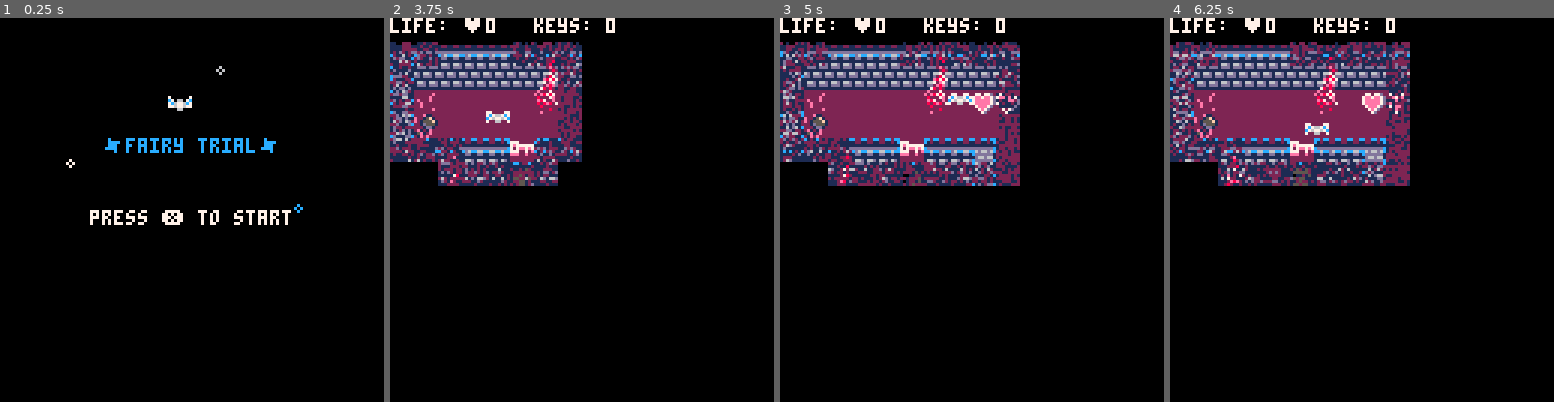
Above: before the commit, frames 1-4 (left to right).
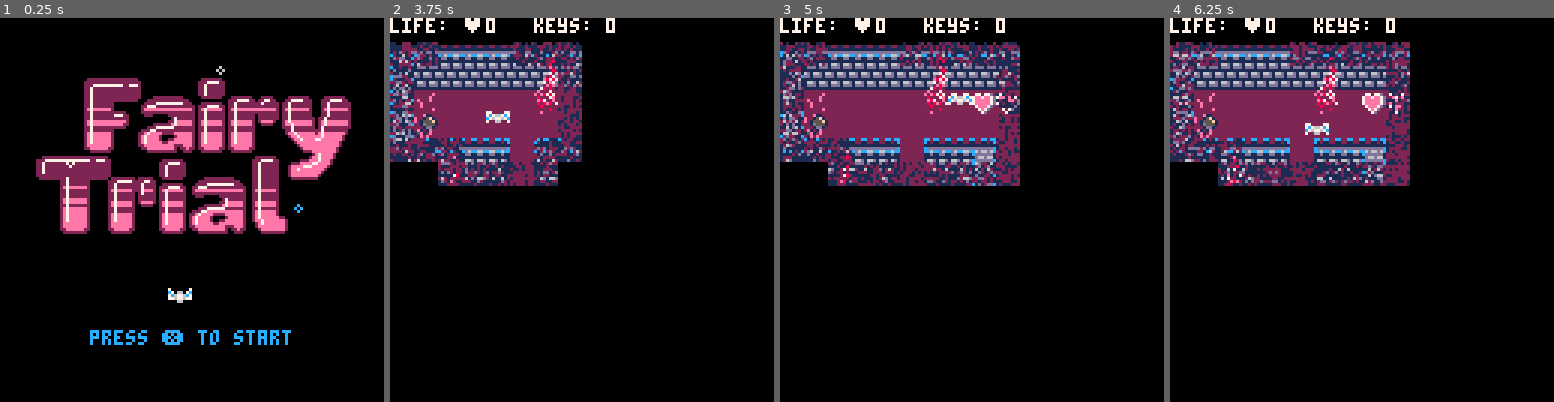
Above: after the commit, the same moments.

Repository: RonzyLady/FairyTrialGame
Game: PICO-8 cartridge fairytrial.p8
Two runs of this game, one before a commit and one after it. Both use one fixed random seed, a clock stepped at 60 frames per second and the inputs below.
Inputs:
- Up to frame 1 (0.25 s): no input
- Up to frame 2 (3.75 s): tap X (X key) at 0.33, 1.07, 1.85, 2.97 s; tap O (Z key) at 0.7, 1.7, 2.1, 2.5, 2.9, 3.3, 3.7 s; hold Right 1.6-2.1 s; hold Up 2.15-2.42 s; hold Right 2.47-3.03 s; hold Left 3.08-3.58 s; hold Down from 3.63 s (still down)
- Up to frame 3 (5 s): release Down at 3.97 s; hold Right 4.02-4.68 s; tap X (X key) at 4.08 s; tap O (Z key) at 4.1, 4.5, 4.9 s; hold Up from 4.73 s (still down)
- Up to frame 4 (6.25 s): release Up at 5.03 s; hold Left 5.08-5.68 s; tap X (X key) at 5.2 s; tap O (Z key) at 5.3, 5.7, 6.1 s; hold Down 5.73-6.03 s; hold Right from 6.08 s (still down)

The runs differ from the first frame. In frame 1, 19% of the frame differs, in the area x 9-92%, y 15-86%; in frame 2, 0.3%; in frame 3, 0.3%; in frame 4, 0.3%.

Commit message:
Update fairytrial.p8

Diff:
--- a/fairytrial.p8
+++ b/fairytrial.p8
@@ -64,15 +64,17 @@
 function draw_menu()
  cls()
 
+ spr(65,12,20,14,7)
 for n=1,3 do
   circ(rnd(128), rnd(64), rnd(2), rnd{6,7,12})
 end
  fly()
- spr(p.sprite, 7*8, 3*8)
+ spr(p.sprite, 7*8, 11*8)
+
 for n=1,3 do
- print("✽fairy trial✽",34,40,rnd{2,6,7,12,13,14})
-end
- print("press ❎ to start",30,64,7)
+
+ print("press ❎ to start",30,104,rnd{2,6,7,12,13,14})
+end
 end
 
 function draw_game()
@@ -108,7 +110,7 @@
 activ_frenx=0
 activ_freny=0
 -- map tile settings
- wall={6,7,8,9,18,19,20,21,22,23,34,35,36,37,38,39,50,51,52,53,55,56,68,80}
+ wall={6,7,8,9,18,19,20,21,22,23,34,35,36,37,38,39,50,51,52,53,55,56,80,112}
  key={48}
  door={56}
  anim1={10,27}
@@ -717,8 +719,36 @@
 
 
 
+…(28 lines of a section not shown)…
 __gff__
-0000000000000101010100000000010100000101010101010000000000010001000020010101010100000000000000010000010101010001050000000000000000000000010000000000000000000000210100000000000000000000000000000000000000000000000000000000000000000000000000000000000000000000
+0000000000000101010100000000010100000101010101010000000000000000000020010101010100000000000000010000010101010001050000000000000001000000010000000000000000000000210100000000000000000000000000000000000000000000000000000000000001000000000000000000000000000000
 0000000000000000000000000000000000000000000000000000000000000000000000000000000000000000000000000000000000000000000000000000000000000000000000000000000000000000000000000000000000000000000000000000000000000000000000000000000000000000000000000000000000000000
 __map__
 0000000000000000000000000000000000000000000000000000000000000000000000000000000000000000000000000000000000000000000000000000000000000000000000000000000000000000000000000000000000000000000000000000000000000000000000000000000000000000000000000000000000000000
@@ -726,19 +756,19 @@
 2423232323232623232324230823232323232308232323242623232326232324000000000000000000000000000000000000000000000000000000000000000000000000000000000000000000000000000000000000000000000000000000000000000000000000000000000000000000000000000000000000000000000000
 24111010101036100c0c245010101b2b2b103a10101b30243620102036101024000000000000000000000000000000000000000000000000000000000000000000000000000000000000000000000000000000000000000000000000000000000000000000000000000000000000000000000000000000000000000000000000
 24371010101010101010243a11101b2b10121111102b1b242029101920101024000000000000000000000000000000000000000000000000000000000000000000000000000000000000000000000000000000000000000000000000000000000000000000000000000000000000000000000000000000000000000000000000
-34131613223006131510172106131315131313153a0613171615101413221024000000000000000000000000000000000000000000000000000000000000000000000000000000000000000000000000000000000000000000000000000000000000000000000000000000000000000000000000000000000000000000000000
-2723262332382323241032382723232423232324382308232624102423320a24000000000000000000000000000000000000000000000000000000000000000000000000000000000000000000000000000000000000000000000000000000000000000000000000000000000000000000000000000000000000000000000000
-1511101b101b101024101921105010240c1b2b5121101b333624103413131324000000000000000000000000000000000000000000000000000000000000000000000000000000000000000000000000000000000000000000000000000000000000000000000000000000000000000000000000000000000000000000000000
+34131613221006131510172106131315131313153a0613171615101413221024000000000000000000000000000000000000000000000000000000000000000000000000000000000000000000000000000000000000000000000000000000000000000000000000000000000000000000000000000000000000000000000000
+2723262332102323241032382723232423232324382308232624102423320a24000000000000000000000000000000000000000000000000000000000000000000000000000000000000000000000000000000000000000000000000000000000000000000000000000000000000000000000000000000000000000000000000
+1511101b1010101024101921105010240c1b2b5121101b333624103413131324000000000000000000000000000000000000000000000000000000000000000000000000000000000000000000000000000000000000000000000000000000000000000000000000000000000000000000000000000000000000000000000000
 241030101b1010102430291010100a241b2b102410101b1229243a2723230824000000000000000000000000000000000000000000000000000000000000000000000000000000000000000000000000000000000000000000000000000000000000000000000000000000000000000000000000000000000000000000000000
 241010101010101024131313222106241313131710102b101024101b2b1c1024000000000000000000000000000000000000000000000000000000000000000000000000000000000000000000000000000000000000000000000000000000000000000000000000000000000000000000000000000000000000000000000000
-341313153806131317272308323827242323233210101b3719241b301b2b1c24000000000000000000000000000000000000000000000000000000000000000000000000000000000000000000000000000000000000000000000000000000000000000000000000000000000000000000000000000000000000000000000000
-2323232421272323325010102b211b24301b113a11101b333624131313222124000000000000000000000000000000000000000000000000000000000000000000000000000000000000000000000000000000000000000000000000000000000000000000000000000000000000000000000000000000000000000000000000
-12100c5110501c10101010102b101b241c061313131313131317232323323824000000000000000000000000000000000000000000000000000000000000000000000000000000000000000000000000000000000000000000000000000000000000000000000000000000000000000000000000000000000000000000000000
-1313131710101b10101030102b101b243827230823232308233250301b1b1b24000000000000000000000000000000000000000000000000000000000000000000000000000000000000000000000000000000000000000000000000000000000000000000000000000000000000000000000000000000000000000000000000
-2323233210101c10101010102b101b241010101c2b3a101b2b2b1b101c1c0c24000000000000000000000000000000000000000000000000000000000000000000000000000000000000000000000000000000000000000000000000000000000000000000000000000000000000000000000000000000000000000000000000
-1413131313131313131313131313131713131313131313131313131313131313000000000000000000000000000000000000000000000000000000000000000000000000000000000000000000000000000000000000000000000000000000000000000000000000000000000000000000000000000000000000000000000000
-2423232323232323232323232323232323232323232323232323232323232324000000000000000000000000000000000000000000000000000000000000000000000000000000000000000000000000000000000000000000000000000000000000000000000000000000000000000000000000000000000000000000000000
-24101010101010103f1010101010101010101010101010101010101010101024000000000000000000000000000000000000000000000000000000000000000000000000000000000000000000000000000000000000000000000000000000000000000000000000000000000000000000000000000000000000000000000000
+341313153810131317272308323827242323233210101b3719241b301b2b1c24000000000000000000000000000000000000000000000000000000000000000000000000000000000000000000000000000000000000000000000000000000000000000000000000000000000000000000000000000000000000000000000000
+2323232421102323325010102b211b24301b113a11101b333624131313222124000000000000000000000000000000000000000000000000000000000000000000000000000000000000000000000000000000000000000000000000000000000000000000000000000000000000000000000000000000000000000000000000
+12100c5110101010101010102b101b241c061313131313131317232323323824000000000000000000000000000000000000000000000000000000000000000000000000000000000000000000000000000000000000000000000000000000000000000000000000000000000000000000000000000000000000000000000000
+1313131710101010101030102b101b243827230823232308233250301b1b1b24000000000000000000000000000000000000000000000000000000000000000000000000000000000000000000000000000000000000000000000000000000000000000000000000000000000000000000000000000000000000000000000000
+2323233210101010101010102b101b241010101c2b3a101b2b2b1b101c1c0c24000000000000000000000000000000000000000000000000000000000000000000000000000000000000000000000000000000000000000000000000000000000000000000000000000000000000000000000000000000000000000000000000
+1413131313101013131313131313131713131313131313131313131313131313000000000000000000000000000000000000000000000000000000000000000000000000000000000000000000000000000000000000000000000000000000000000000000000000000000000000000000000000000000000000000000000000
+2423232323102323232323232323232323232323232323232323232323232324000000000000000000000000000000000000000000000000000000000000000000000000000000000000000000000000000000000000000000000000000000000000000000000000000000000000000000000000000000000000000000000000
+2410101010101010701010101010101010101010101010101010101010101024000000000000000000000000000000000000000000000000000000000000000000000000000000000000000000000000000000000000000000000000000000000000000000000000000000000000000000000000000000000000000000000000
 2410101010101010101010101010101010101010101010101010101010101024000000000000000000000000000000000000000000000000000000000000000000000000000000000000000000000000000000000000000000000000000000000000000000000000000000000000000000000000000000000000000000000000
 1010101010101010101010101010101010101010101010101010101010101024000000000000000000000000000000000000000000000000000000000000000000000000000000000000000000000000000000000000000000000000000000000000000000000000000000000000000000000000000000000000000000000000
 2110101010100c10101010101010101010101010101010101010101010101024000000000000000000000000000000000000000000000000000000000000000000000000000000000000000000000000000000000000000000000000000000000000000000000000000000000000000000000000000000000000000000000000
Not shown, changed: 60 lines of the sprite sheet (__gfx__) section of fairytrial.p8
